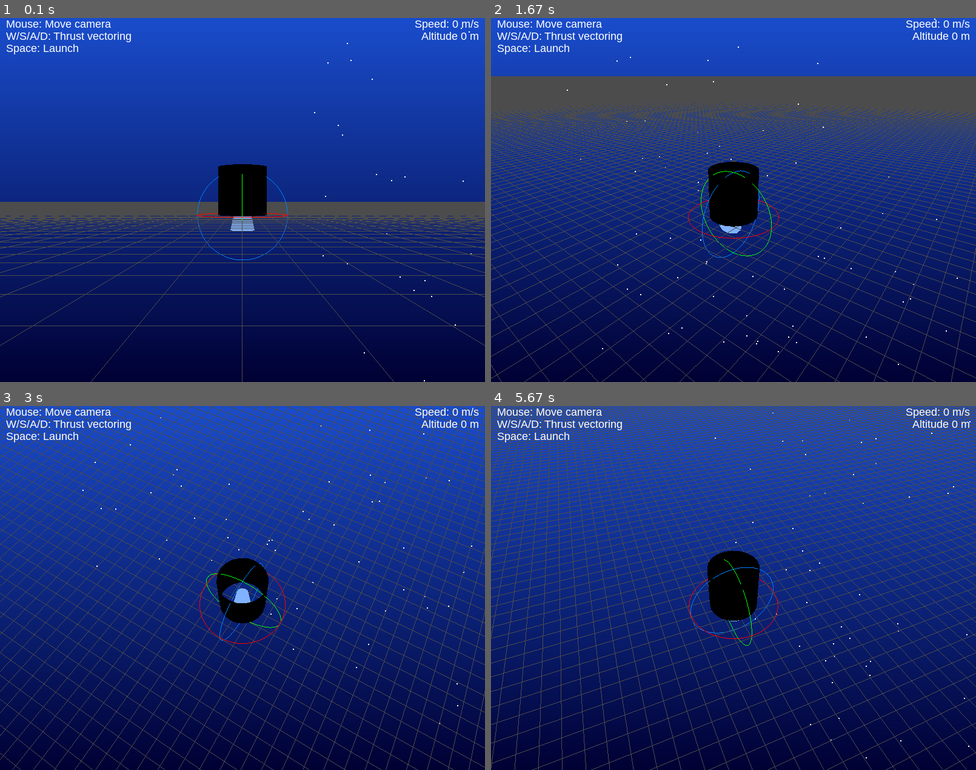
Above: before the commit, frames 1-4 (two rows, left to right).
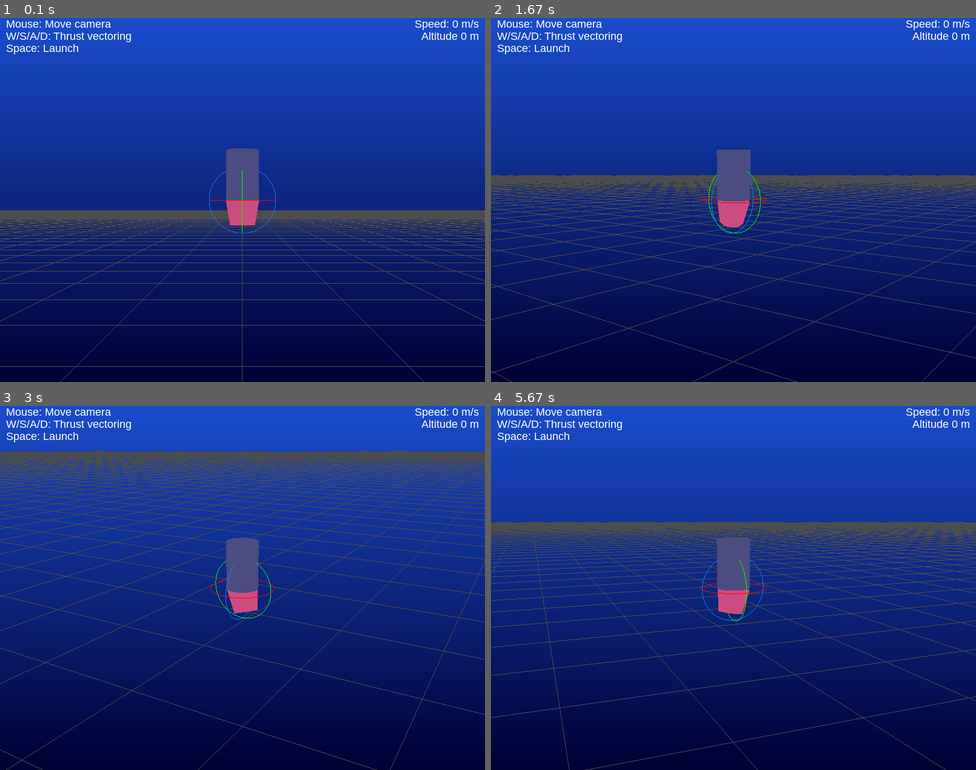
Above: after the commit, the same moments.

Repository: Philipp-BHT/thrust_vector_drone
Game: pygame game, started from simulation.py
Two runs of this game, one before a commit and one after it. Both use one fixed random seed, a clock stepped at 60 frames per second and the inputs below.
Inputs (mouse positions are in pixels of both pictures, inside the frame that each line leads up to):
- Up to frame 1 (0.1 s): no input
- Up to frame 2 (1.67 s): hold D 0.33-0.8 s; move the mouse to (714, 214) at 0.37 s; hold W 0.83-1.3 s; move the mouse to (617, 203) at 0.87 s; hold D from 1.33 s (still down); move the mouse to (806, 72) at 1.37 s
- Up to frame 3 (3 s): release D at 1.8 s; hold A 1.83-2.37 s; move the mouse to (252, 464) at 1.87 s; hold S 2.4-2.87 s; move the mouse to (247, 624) at 2.43 s; hold A from 2.9 s (still down); move the mouse to (368, 646) at 2.93 s
- Up to frame 4 (5.67 s): release A at 3.37 s; hold W 3.4-3.87 s; move the mouse to (859, 555) at 3.43 s; hold D 3.9-4.53 s; move the mouse to (908, 558) at 3.93 s; hold S 4.57-5.03 s; move the mouse to (903, 660) at 4.6 s; hold A 5.07-5.53 s; move the mouse to (752, 573) at 5.1 s; hold D from 5.57 s (still down); move the mouse to (626, 522) at 5.6 s

The runs differ from the first frame. In frame 1, 10% of the frame differs, in the area x 0-100%, y 2-100%; in frame 2, 29%, in the area x 0-100%, y 0-100%; in frame 3, 18%; in frame 4, 22%.

Commit message:
Impementation of all control system, finalization of simulation

Diff:
--- a/drone.py
+++ b/drone.py
@@ -15,7 +15,9 @@
         self.deflector = Deflector()
         self.drone_state = DroneState()
         self.flight_records = FlightLog()
-        self.control_system = ControlSystem()
+        self.orientation_control = OrientationController()
+        self.altitude_control = AltitudeController()
+        self.position_control = PositionController()
         self.battery = Battery()
 
         self.g = 9.81
@@ -23,7 +25,7 @@
         self.thrust_N = self.weight
 
         self.lever = 0.04  # [m] nozzle offset below CoM (tune 0.04–0.12)
-        self.J = np.diag([0.02, 0.02, 0.04])  # [kg m^2] inertia about body X,Y,Z (tune)
+        self.J = np.diag([0.2, 0.2, 0.4])  # [kg m^2] inertia about body X,Y,Z (tune)
         self.c_omega = 0.2  # [N m s/rad] rot. damping (tune)
 
         # attitude state helper (quaternion)
@@ -40,17 +42,6 @@
         """
         t = np.array([ y_defl, -x_defl, 1.0 ])
         return t / np.linalg.norm(t)
-
-    @staticmethod
-    def euler_to_R_world_from_body(pitch, yaw, roll):
-        cp, sp = math.cos(pitch), math.sin(pitch)
-        cy, sy = math.cos(yaw), math.sin(yaw)
-        cr, sr = math.cos(roll), math.sin(roll)
-        Rz = np.array([[cy, -sy, 0], [sy, cy, 0], [0, 0, 1]])
-        Ry = np.array([[cp, 0, sp], [0, 1, 0], [-sp, 0, cp]])
-        Rx = np.array([[1, 0, 0], [0, cr, -sr], [0, sr, cr]])
-        R_W_to_B = Rz @ Ry @ Rx
-        return R_W_to_B
 
     def _omega_quat(self, w):  # w = [p,q,r]
         return np.array([0.0, w[0], w[1], w[2]])
@@ -65,15 +56,14 @@
             w1 * z2 + x1 * y2 - y1 * x2 + z1 * w2
         ])
 
-    def _q_to_R_WB(self, q):
-        # world->body from quaternion (right-handed, unit q)
+    def _q_to_R_BW(self, q):
+        # body -> world
         w, x, y, z = q
-        R = np.array([
+        return np.array([
             [1 - 2 * (y * y + z * z), 2 * (x * y - w * z), 2 * (x * z + w * y)],
             [2 * (x * y + w * z), 1 - 2 * (x * x + z * z), 2 * (y * z - w * x)],
-            [2 * (x * z - w * y), 2 * (y * z + w * x), 1 - 2 * (x * x + y * y)]
+            [2 * (x * z - w * y), 2 * (y * z + w * x), 1 - 2 * (x * x + y * y)],
         ])
-        return R
 
     def _q_to_euler_zyx(self, q):
         # returns pitch (Y), yaw (Z), roll (X) in radians to match your state ordering
@@ -84,16 +74,26 @@
         sp = +1.0 if sp > +1.0 else (-1.0 if sp < -1.0 else sp)
         pitch = math.asin(sp)
         roll = math.atan2(2 * (w * x + y * z), 1 - 2 * (x * x + y * y))
-        return np.array([pitch, yaw, roll])
-
-    def update(self, dt, throttle, target_pitch=None, target_yaw=None, t_now=0.0):
-
-        if target_pitch is not None and target_yaw is not None:
-            cmd_x, cmd_y = self.control_system.compute_target_deflection(self, target_pitch, target_yaw)
-            self.deflector.set_deflection(cmd_x, cmd_y, dt)
-
-
-        self.motor.set_throttle(throttle)  # throttle in [0..1]
+        return np.array([roll, pitch, yaw])
+
+    def update(self, dt, throttle,
+               manual_deflection=None,  # (alpha, beta) in radians if mode="manual"
+               ref_pitch=0.0, ref_yaw=0.0,  # desired attitude if closed-loop
+               t_now=0.0):
+
+        # choose ONE deflection source
+        if manual_deflection:
+            alpha = manual_deflection[0]
+            beta = manual_deflection[1]
+        else:
+            alpha, beta = self.orientation_control.compute_target_deflection(self, ref_pitch, ref_yaw)
+        # alpha, beta = manual_deflection
+        # print(alpha, beta)
+
+        self.deflector.set_deflection(alpha, beta, dt)
+
+        # motor & dynamics
+        self.motor.set_throttle(throttle)
         self.motor.update(dt)
         T = self.motor.get_thrust()
 
@@ -102,15 +102,14 @@
         f_B = T * t_hat_B
 
         # --- Forces (world) as you already have ---
-        R_WB = self._q_to_R_WB(self._q)  # world->body from current q
-        R_BW = R_WB.T  # body->world
-        f_thrust_W = R_BW @ f_B
-        f_W = f_thrust_W + np.array([0, 0, -self.mass * self.g])  # gravity DOWN
-        # (optional) linear drag:
-        # f_W += -c_v * self.drone_state.velocity
-
-        # --- Translational integration (same as you have) ---
+        R_WB = self._q_to_R_BW(self._q)  # world->body from current q
+        # R_BW = R_WB.T  # body->world
+        f_thrust_W = R_WB @ f_B
+        # before computing a_W:
+        c_lin = 2 * self.mass  # N per (m/s) – tune 0.3..1.0 * mass
+        f_W = f_thrust_W + np.array([0, 0, -self.mass * self.g]) - c_lin * self.drone_state.velocity
         a_W = f_W / self.mass
+
         self.drone_state.acceleration = a_W
         # ground contact (simple clamp)
         if self.drone_state.position[2] <= 0 and a_W[2] < 0:
@@ -129,25 +128,20 @@
         # simple rot. damping
         tau_B += -self.c_omega * self.drone_state.angular_velocity
 
-        # Euler's equation (diagonal J)
         J = self.J
         w = self.drone_state.angular_velocity
         w_dot = np.linalg.inv(J) @ (tau_B - np.cross(w, J @ w))
         self.drone_state.angular_velocity = w + w_dot * dt
 
-        # Quaternion integration: q_dot = 0.5 * q ⊗ [0, w]
         q_dot = 0.5 * self._q_mul(self._q, self._omega_quat(self.drone_state.angular_velocity))
         self._q = self._q + q_dot * dt
         self._q /= np.linalg.norm(self._q)  # normalize
 
-        # Update Euler angles for your renderer/state (ZYX)
         self.drone_state.orientation = self._q_to_euler_zyx(self._q)
 
-        # --- cache for renderer (world thrust vector) ---
         self.last_T = T
         self.last_tW = f_thrust_W / max(T, 1e-9)
 
-        # log (ideally log a copy)
         self.flight_records.add_state(self.drone_state, t_now)
 
 
@@ -235,24 +229,3 @@
     ani = FuncAnimation(fig, update, frames=len(flight_log.records),
                         init_func=init, interval=30, blit=False, repeat=False)
     plt.show()
-
-
-
-if __name__ == "__main__":
-    dt = 0.01
-    t_end = 5.0
-    n = int(t_end / dt)
-
-    drone = DroneSim(weight=2.0 * 9.81,
-                     diameter=0.2,
-                     height=0.4,
-                     motor_model="T-Motor F80 PRO 2408 Brushless Motor")
-
-    for i in range(n):
-        t = i * dt
-        throttle = 0.9
-        target_pitch = 0.10  # rad
-        target_yaw = 0.15  # rad
-        drone.update(dt=dt, throttle=throttle, target_pitch=target_pitch, target_yaw=target_yaw, t_now=t)
-
-    animate_trajectory_3d(drone.flight_records)
--- a/pygame_test.py
+++ b/simulation.py
@@ -7,7 +7,7 @@
 from drone import DroneSim
 
 
-def draw_reference_rings(center, radius=15, segments=100):
+def draw_reference_rings(center, radius=0.2, segments=100):
     """ Draws 3 axis-aligned rings (X, Y, Z) centered at the given position. """
     x, y, z = center
     glLineWidth(1)
@@ -67,25 +67,26 @@
 
     pitch, yaw, roll = drone.drone_state.orientation  # RAD
     # Apply Rz(-yaw) → Ry(-pitch) → Rx(-roll); degrees for GL
-    glRotatef(-math.degrees(yaw),   0, 0, 1)  # yaw about Z
+    glRotatef(-math.degrees(yaw),   1, 0, 0)  # yaw about Z
     glRotatef(-math.degrees(pitch), 0, 1, 0)  # pitch about Y
-    glRotatef(-math.degrees(roll),  1, 0, 0)  # roll about X
+    glRotatef(-math.degrees(roll),  0, 0, 1)  # roll about X
 
     # --- Body geometry (cylinder) ---
     quadric = gluNewQuadric()
-    glColor3f(0, 0, 0)
-    gluCylinder(quadric, drone.diameter*40, drone.diameter*40, drone.height*40, 20, 20)
-
-    # --- Nozzle/deflector (in body frame) ---
-    glPushMatrix()
-    alpha_rad, beta_rad = drone.deflector.get_deflection()  # RAD
-    glRotatef(math.degrees(beta_rad),  1, 0, 0)  # yaw β about Z
-    glRotatef(math.degrees(alpha_rad), 0, 1, 0)  # pitch α about Y
-    glTranslatef(0, 0, -5)                        # put it under the body
-    glColor3f(0.5, 0.7, 1)
-    gluCylinder(quadric, 4, 2, 10, 10, 10)
-    glPopMatrix()
-
+    glColor3f(0.3, 0.3, 0.5)
+    radius = drone.diameter * 0.5
+    gluCylinder(quadric, radius, radius, drone.height, 20, 20)
+
+    # Nozzle (local to body). alpha = about Y, beta = about X:
+    glPushMatrix()
+    alpha_rad, beta_rad = drone.deflector.get_deflection()
+    glRotatef(math.degrees(beta_rad), 1, 0, 0)  # roll axis (X)
+    glRotatef(math.degrees(alpha_rad), 0, 1, 0)  # pitch axis (Y)
+
+    glTranslatef(0, 0, -0.15)
+    glColor3f(0.8, 0.3, 0.5)
+    gluCylinder(quadric, radius*0.75, radius, drone.height * 0.5, 10, 10)
+    glPopMatrix()
     glPopMatrix()
 
     # --- Trajectory points (read positions from your log) ---
@@ -110,7 +111,7 @@
 
     # Grid size and spacing
     grid_size = 10000  # Increase to make it visible
-    spacing = 5  # Distance between grid lines
+    spacing = 1  # Distance between grid lines
 
     # Draw vertical and horizontal lines
     for i in range(-grid_size, grid_size + 1, spacing):
@@ -124,16 +125,6 @@
     glPopMatrix()
 
 
-def draw_stars(stars):
-    """ Draws stars in the background for reference. """
-    glPointSize(2)
-    glBegin(GL_POINTS)
-    glColor3f(1, 1, 1)
-    for x, y, z in stars:
-        glVertex3f(x, y, z)
-    glEnd()
-
-
 def draw_background():
     """ Draws a full-screen gradient background. """
     glMatrixMode(GL_PROJECTION)  # Switch to projection mode
@@ -196,23 +187,20 @@
 
 
 def display(font, screen_width, screen_height, drone, camera_angle_yaw, camera_angle_pitch, stars):
-    """ Updates the camera to follow the rocket. """
     glClear(GL_COLOR_BUFFER_BIT | GL_DEPTH_BUFFER_BIT)
     draw_background()
 
-    glPushMatrix()
-
-    center_of_mass = 0
+    # ---- Camera for this frame ----
+    glMatrixMode(GL_MODELVIEW)
+    glLoadIdentity()
+
+    center_of_mass = 0.0
     x_position, y_position, z_position = drone.drone_state.position
 
-    height_factor = min(250, abs(z_position) / 5)  # Increase distance at high altitude
-
-    camera_distance = 5 # + height_factor
-    camera_height = 15 # + height_factor
-
-
-
-    yaw_camera_angle_rad = np.deg2rad(camera_angle_yaw)
+    camera_distance = 3.0   # meters; change freely now
+    camera_height   = 1.5   # meters
+
+    yaw_camera_angle_rad   = np.deg2rad(camera_angle_yaw)
     pitch_camera_angle_rad = np.deg2rad(camera_angle_pitch)
 
     eye_x = x_position + camera_distance * math.cos(yaw_camera_angle_rad)
@@ -223,14 +211,15 @@
               x_position, y_position, z_position + center_of_mass,
               0, 0, 1)
 
-    draw_stars(stars)
+    glPushMatrix()
     draw_grid()
     draw_drone(drone)
     draw_controls(font, screen_height)
     draw_stats(font, screen_width, screen_height, drone)
-
-    glPopMatrix()
+    glPopMatrix()
+
     pygame.display.flip()
+
 
 def get_current_waypoint(t, waypoints):
     # Find the last keyframe ≤ current time
@@ -247,19 +236,27 @@
     pygame.display.set_caption("Real-Time 3D Drone Simulation")
     screen = pygame.display.set_mode((screen_width, screen_height), DOUBLEBUF | OPENGL)
 
+    # ---- One-time GL setup ----
+    glViewport(0, 0, screen_width, screen_height)
+
+    glMatrixMode(GL_PROJECTION)
+    glLoadIdentity()
+    # Tighter FOV and meter-friendly near/far planes
+    gluPerspective(40.0, screen_width / screen_height, 0.01, 50.0)
+
+    glMatrixMode(GL_MODELVIEW)
+    glLoadIdentity()           # IMPORTANT: start modelview clean (no global translate!)
+
     glEnable(GL_DEPTH_TEST)
-    gluPerspective(60, screen_width / screen_height, 0.1, 1000.0)
-    glTranslatef(0, -5, -100)
-
     glEnable(GL_BLEND)
     glBlendFunc(GL_SRC_ALPHA, GL_ONE_MINUS_SRC_ALPHA)
+
     font = pygame.font.SysFont("Arial", 18)
-
     clock = pygame.time.Clock()
 
     drone = DroneSim(weight=1.9*9.81,
                      diameter=0.2,
-                     height=0.4,
+                     height=0.3,
                      motor_model="T-Motor F80 PRO 2408 Brushless Motor")
 
     max_gimbal_rate = 20  # deg/s
@@ -267,6 +264,8 @@
     camera_angle_yaw = 0
     launched = False
     running = True
+    manual_prev = False
+    z_ref = 2.0
 
     t = 0.0
     stars = [(np.random.uniform(-500, 500), np.random.uniform(100, 500), np.random.uniform(-500, 500))
@@ -297,33 +296,40 @@
         if keys[K_SPACE]:
             launched = True
 
-        # ---------- Controls ----------
-        # Hover throttle (T ∝ u^2)
-        u_hover = math.sqrt((drone.mass * drone.g) / drone.motor.T_max_N)
-        throttle = 1 if launched else 0.0
-        throttle = max(0.0, min(1.0, throttle))
-
-        # Gimbal manual control in radians
-        alpha, beta = drone.deflector.get_deflection()  # rad
+        if launched:
+            throttle = drone.altitude_control.step(drone, z_ref)
+        else:
+            throttle = 0
+        alpha, beta = drone.deflector.get_deflection()
         step = drone.deflector.max_rate * dt
+
         if keys[K_a]: alpha -= step
         if keys[K_d]: alpha += step
-        if keys[K_s]: beta  -= step
-        if keys[K_w]: beta  += step
-        # spring-back when no key pressed
-        ret = step * 0.5
-        if not (keys[K_a] or keys[K_d]):
-            alpha = alpha - ret if alpha > 0 else alpha + ret if alpha < 0 else 0.0
-        if not (keys[K_w] or keys[K_s]):
-            beta  = beta  - ret if beta  > 0 else beta  + ret if beta  < 0 else 0.0
-
-        drone.deflector.set_deflection(alpha, beta, dt)
-
-        # ---------- Physics step (always) ----------
-        # Pass throttle ∈ [0..1]; targets = 0 to keep attitude neutral if you’re not using the attitude loop
-        drone.update(dt=dt, throttle=throttle, target_pitch=None, target_yaw=None, t_now=t)
+        if keys[K_s]: beta -= step
+        if keys[K_w]: beta += step
+
+        alpha = max(-drone.deflector.max_deflection, min(drone.deflector.max_deflection, alpha))
+        beta = max(-drone.deflector.max_deflection, min(drone.deflector.max_deflection, beta))
+
+        pressed = keys[K_a] or keys[K_d] or keys[K_s] or keys[K_w]
+        manual_deflection = (alpha, beta) if pressed else None
+
+        if manual_prev and not pressed:
+            drone.position_control.capture_here(drone)
+
+        if drone.position_control.x_ref is None:
+            drone.position_control.capture_here(drone)
+
+        if not pressed:
+            pitch_ref, roll_ref = drone.position_control.step(drone)
+        else:
+            pitch_ref, roll_ref = 0, 0
+
+        drone.update(dt, throttle, manual_deflection=manual_deflection, ref_pitch=pitch_ref, ref_yaw=roll_ref)
+
         drone.flight_records.add_state(drone.drone_state, t)
         t += dt
+        manual_prev = pressed
 
         display(font, screen_width, screen_height, drone, camera_angle_yaw, camera_angle_pitch, stars)
 
--- a/subsystems.py
+++ b/subsystems.py
@@ -56,30 +56,29 @@
 
 
 class Deflector:
-    def __init__(self):
-        self.max_deflection = math.radians(20)       # [rad]
-        self.max_rate       = math.radians(80)       # [rad/s]
-        self.x = 0.0  # achieved deflection (pitch axis), rad
-        self.y = 0.0  # achieved deflection (yaw axis),   rad
-
-    def set_deflection(self, target_x, target_y, dt):
-        """Track target angles with rate and magnitude limits; store achieved."""
-        max_step = self.max_rate * dt
-
-        # X axis
-        dx = target_x - self.x
-        dx = max(-max_step, min(max_step, dx))
-        self.x += dx
-        self.x = max(-self.max_deflection, min(self.max_deflection, self.x))
-
-        # Y axis
-        dy = target_y - self.y
-        dy = max(-max_step, min(max_step, dy))
-        self.y += dy
-        self.y = max(-self.max_deflection, min(self.max_deflection, self.y))
+    def __init__(self, max_deflection=math.radians(20), max_rate=math.radians(60)):
+        self.max_deflection = max_deflection
+        self.max_rate = max_rate
+        self._alpha = 0.0
+        self._beta  = 0.0
 
     def get_deflection(self):
-        return self.x, self.y  # radians
+        return self._alpha, self._beta
+
+    def set_deflection(self, alpha_target, beta_target, dt):
+        # slew _alpha toward alpha_target by max_rate*dt
+        step = self.max_rate * dt
+        def slew(curr, target):
+            delta = target - curr
+            if abs(delta) <= step: return target
+            return curr + math.copysign(step, delta)
+        # clamp targets (safety)
+        alpha_target = max(-self.max_deflection, min(self.max_deflection, alpha_target))
+        beta_target  = max(-self.max_deflection, min(self.max_deflection,  beta_target))
+        # integrate
+        self._alpha = slew(self._alpha, alpha_target)
+        self._beta  = slew(self._beta,  beta_target)
+
 
 
 class DroneState:
@@ -109,71 +108,144 @@
         })
 
 
-class ControlSystem:
+class AltitudeController:
+    def __init__(self, Kp=1.2, Ki=0.4, Kv=0.8, dt=0.01,
+                 i_clamp=3.0,  # clamp on the integral term (m/s)
+                 min_cos=0.2,  # avoid divide-by-near-zero when tilted hard
+                 a_cmd_limit=5.0):  # vertical accel command limit (m/s^2)
+        self.Kp, self.Ki, self.Kv = Kp, Ki, Kv
+        self.dt = dt
+        self.i = 0.0
+        self.i_clamp = i_clamp
+        self.min_cos = min_cos
+        self.a_cmd_limit = a_cmd_limit
+
+    @staticmethod
+    def _sat(x, lim): return max(-lim, min(lim, x))
+
+    def step(self, drone, z_ref):
+        """Return throttle u in [0..1] to hold altitude z_ref (meters)."""
+        # --- measurements ---
+        z = drone.drone_state.position[2]  # world Z up
+        vz = drone.drone_state.velocity[2]  # world vertical speed
+
+        # --- error ---
+        e_z = z_ref - z
+
+        # --- PI + rate damping on vertical speed (vz_ref = 0) ---
+        self.i = self._sat(self.i + e_z * self.dt, self.i_clamp)
+        a_cmd = self.Kp * e_z + self.Ki * self.i - self.Kv * vz  # desired vertical accel (m/s^2)
+        a_cmd = self._sat(a_cmd, self.a_cmd_limit)
+
+        # --- thrust direction & tilt compensation ---
+        # use the CURRENT deflector to know where thrust points
+        alpha, beta = drone.deflector.get_deflection()
+        t_hat_B = drone._thrust_direction_body(alpha, beta)
+        R_BW = drone._q_to_R_BW(drone._q)
+        dir_W = R_BW @ t_hat_B
+        dir_W_z = max(dir_W[2], self.min_cos)  # tilt compensation
+
+        # --- required thrust magnitude ---
+        m, g = drone.mass, drone.g
+        # Want: (T*dir_W_z - m*g)/m  ≈  a_cmd   ->   T = m*(g + a_cmd)/dir_W_z
+        T_req = m * (g + a_cmd) / dir_W_z
+
+        # --- convert to throttle u (T ≈ T_max * u^2) ---
+        T_max = drone.motor.T_max_N
+        T_req = max(0.0, min(T_req, T_max))  # saturate to physical limit
+        u = (T_req / T_max) ** 0.5
+
+        # --- simple anti-windup: only integrate when not hard-saturated outward ---
+        saturated = (T_req <= 1e-6) or (T_req >= T_max - 1e-6)
+        if saturated:
+            # If pushing further in the same direction, pause integral growth
+            pass  # (already handled by clamping; keep it simple for now)
+
+        return u
+
+
+class OrientationController:
     def __init__(self,
-                 Kp=3.0, Ki=0.4, Kv=1.6,          # PI + rate damping (Kd=0)
+                 Kp=2.5, Ki=0, Kv=6,          # PI + rate damping (Kd=0)
                  dt=0.01,
-                 max_deflect=math.radians(20),    # match Deflector
-                 i_clamp=None,
-                 max_tilt_deg=10.0,               # HARD cap (deg)
-                 soft_tilt_deg=7.0,               # start pushback (deg)
-                 Kguard=8.0):                     # guard strength
+                 max_deflect=math.radians(15),
+                 i_clamp=None):
         self.Kp, self.Ki, self.Kv = Kp, Ki, Kv
         self.dt = dt
         self.max_deflect = max_deflect
         self.i_clamp = 0.5*max_deflect if i_clamp is None else i_clamp
 
-        self.max_tilt  = math.radians(max_tilt_deg)
-        self.soft_tilt = math.radians(soft_tilt_deg)
-        self.Kguard    = Kguard
-
-        self.i_pitch = 0.0
-        self.i_yaw   = 0.0
+        self.i_pitch = 0
+        self.i_yaw   = 0
 
     @staticmethod
     def _sat(x, lim): return max(-lim, min(lim, x))
 
-    def _guard_term(self, angle):
-        """Zero inside soft_tilt; grows smoothly beyond to push back toward zero."""
-        a = abs(angle)
-        if a <= self.soft_tilt:
-            return 0.0
-        denom = max(self.max_tilt - self.soft_tilt, 1e-6)
-        r = (a - self.soft_tilt) / denom            # 0 at soft, 1 at hard
-        g = self.Kguard * math.tanh(2.0 * r)        # smooth, bounded
-        return -g * math.copysign(1.0, angle)
-
-    def compute_target_deflection(self, drone):
+    def compute_target_deflection(self, drone, ref_pitch=0.0, ref_yaw=0.0):
         pitch, yaw = drone.drone_state.orientation[0], drone.drone_state.orientation[1]
         p_dot, y_dot = drone.drone_state.angular_velocity[0], drone.drone_state.angular_velocity[1]
-
-        # errors to level (0 target)
-        e_p, e_y = -pitch, -yaw
-
-        # PI with clamp
-        self.i_pitch = self._sat(self.i_pitch + e_p * self.dt, self.i_clamp)
-        self.i_yaw   = self._sat(self.i_yaw   + e_y * self.dt, self.i_clamp)
-
-        u_p = self.Kp*e_p + self.Ki*self.i_pitch - self.Kv*p_dot
-        u_y = self.Kp*e_y + self.Ki*self.i_yaw   - self.Kv*y_dot
-
-        # soft tilt guard
-        u_p += self._guard_term(pitch)
-        u_y += self._guard_term(yaw)
-
-        # hard guard
-        if abs(pitch) >= self.max_tilt:
-            u_p = -math.copysign(self.max_deflect, pitch)
-            self.i_pitch *= 0.9   # bleed integrator a bit
-        if abs(yaw)   >= self.max_tilt:
-            u_y = -math.copysign(self.max_deflect, yaw)
-            self.i_yaw   *= 0.9
-
-        return self._sat(u_p, self.max_deflect), self._sat(u_y, self.max_deflect)
-
-    def update(self, drone):
-        cmd_pitch, cmd_yaw = self.compute_target_deflection(drone)
-        drone.deflector.set_deflection(cmd_pitch, cmd_yaw, self.dt)
+        e_p, e_y = (ref_pitch - pitch), (ref_yaw - yaw)
+
+        # self.i_pitch = self._sat(self.i_pitch + e_p * self.dt, self.i_clamp)
+        # self.i_yaw = self._sat(self.i_yaw + e_y * self.dt, self.i_clamp)
+
+        u_p = self.Kp * e_p + self.Ki * self.i_pitch - self.Kv * p_dot
+        u_y = self.Kp * e_y + self.Ki * self.i_yaw - self.Kv * y_dot
+        return -u_p, -u_y
+
+class PositionController:
+    def __init__(self,
+                 Kp=0.1, Ki=0, Kv=1, dt=0.01,
+                 i_clamp=2.0,                # meters*s anti-windup
+                 max_tilt_deg=8.0,          # attitude reference limit
+                 sign_pitch=-1.0,            # θ_ref ≈ sign_pitch * a_x/g
+                 sign_roll =+1.0):           # φ_ref ≈ sign_roll  * a_y/g
+        self.Kp, self.Ki, self.Kv = Kp, Ki, Kv
+        self.dt = dt
+        self.ix = 0.0
+        self.iy = 0.0
+        self.i_clamp = i_clamp
+        self.max_tilt = math.radians(max_tilt_deg)
+        self.sign_pitch = sign_pitch
+        self.sign_roll  = sign_roll
+        self.x_ref = None  # will be captured on first hold
+        self.y_ref = None
+
+    @staticmethod
+    def _sat(x, lim): return max(-lim, min(lim, x))
+
+    def capture_here(self, drone):
+        x, y, _ = drone.drone_state.position
+        self.x_ref, self.y_ref = float(x), float(y)
+        # optional: zero integrators on capture to avoid bumps
+        self.ix = 0.0
+        self.iy = 0.0
+        print("Capture at ", self.x_ref, self.y_ref)
+
+    def step(self, drone):
+        """Return (pitch_ref, roll_ref) in radians to hold XY."""
+        assert self.x_ref is not None and self.y_ref is not None, "Call capture_here() first."
+        x, y, _  = drone.drone_state.position
+
+        # print("Desired Position: ", round(self.x_ref, 2), " ", round(self.y_ref, 2), ", Actual position: ", round(drone.drone_state.position[0], 2), " ", round(drone.drone_state.position[1], 2))
+        vx, vy, _ = drone.drone_state.velocity
+        ex = self.x_ref - y
+        ey = self.y_ref - x
+        # print(f"Error: {ex}, {ey}")
+
+        # PI on position + damping on velocity -> desired horizontal acceleration (m/s^2)
+        self.ix = self._sat(self.ix + ex * self.dt, self.i_clamp)
+        self.iy = self._sat(self.iy + ey * self.dt, self.i_clamp)
+        ax_cmd = self.Kp*ex + self.Ki*self.ix - self.Kv*vx
+        ay_cmd = self.Kp*ey + self.Ki*self.iy - self.Kv*vy
+
+        # small-angle map: a_x ≈ g * θ, a_y ≈ g * φ (signs depend on axes)
+        g = drone.g
+        pitch_ref = self.sign_pitch * self._sat(ax_cmd / g, self.max_tilt)  # θ (about body-Y)
+        roll_ref  = self.sign_roll  * self._sat(ay_cmd / g, self.max_tilt)  # φ (about body-X)
+
+        return pitch_ref, roll_ref
+
 
 
 class Battery:
